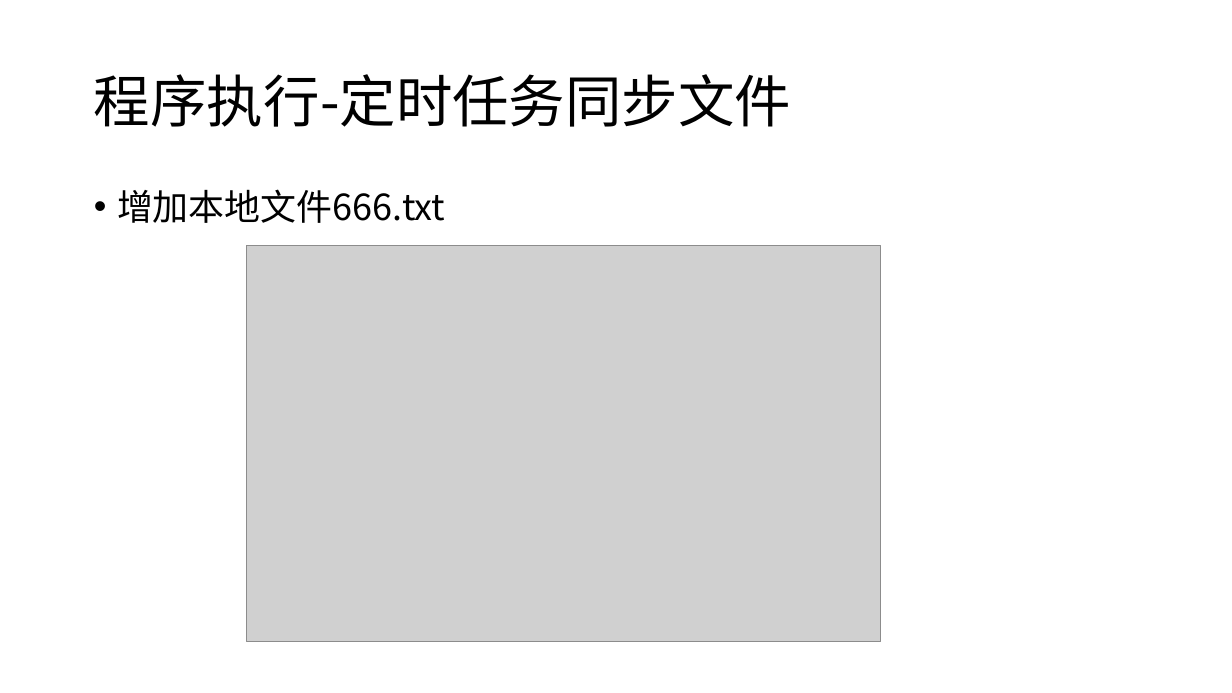
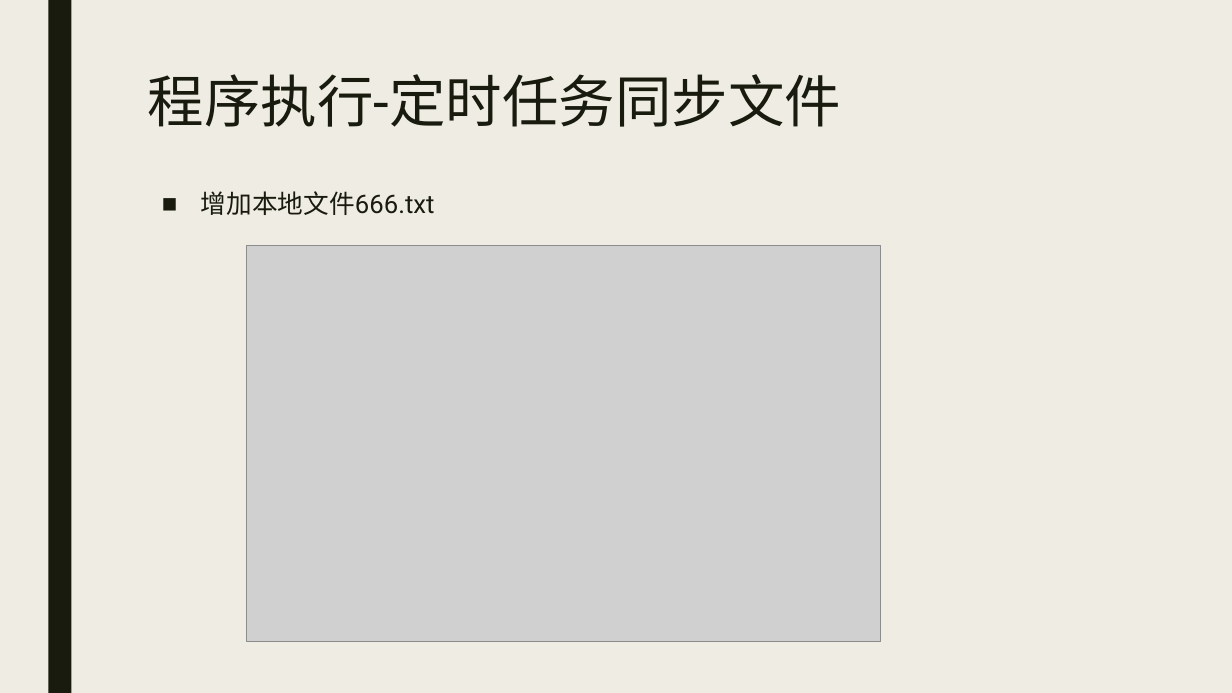
Before and after one commit to Caesarhhh/2021-Big-data-development, a slide deck: slide 15 of 大数据怎么存？/Big-data-homework1展示ppt.pptx. Drawn at 1232x693 pixels with LibreOffice and Linux fonts; fonts in the diff are those of the drawing; grey boxes stand for pictures. Boxes give left, top, right and bottom in pixels: in the first picture for what was removed or moved away, otherwise in the second. Text is boxed around its words. In the diff, an @@ line names an element or a change of style, - is before the commit and + after.

```diff
--- a/大数据怎么存？/Big-data-homework1展示ppt.pptx
+++ b/大数据怎么存？/Big-data-homework1展示ppt.pptx
@@ background #FFFFFF to #EFEDE3 @@
@@ rectangle added at (x1=48, y1=0, x2=71, y2=693), fill #191B0E @@
@@ title "程序执行-定时任务同步文件" moved from (x1=94, y1=74, x2=791, y2=127) to (x1=148, y1=74, x2=841, y2=127) @@
@@ title "程序执行-定时任务同步文件" at (x1=148, y1=74, x2=841, y2=127): font Noto Sans CJK SC to Roboto, text colour #000000 to #191B0E; line spacing 0.9 to 0.89; vertical alignment middle to top @@
@@ text "增加本地文件666.txt" moved from (x1=117, y1=189, x2=445, y2=223) to (x1=201, y1=191, x2=435, y2=215) @@
@@ text "增加本地文件666.txt" at (x1=201, y1=191, x2=435, y2=215): size 28 to 20 pt, font Noto Sans CJK SC to Roboto, text colour #000000 to #191B0E; bullet • to ■; line spacing 0.9 to 0.94; more space between paragraphs @@
```
Also in this commit, not shown: 22 other slides changed.
